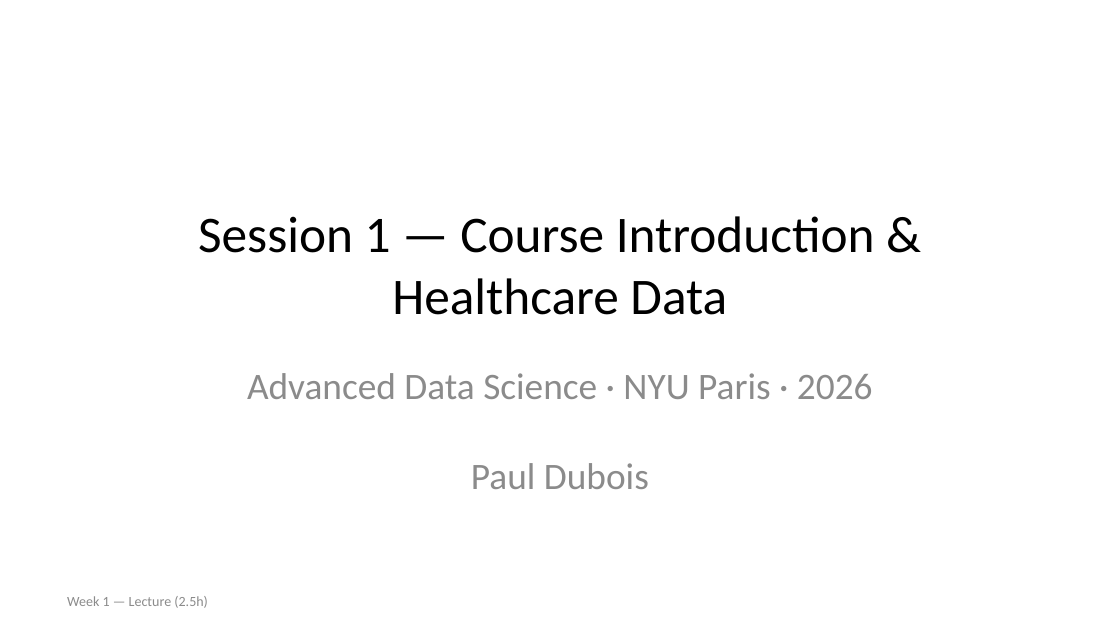
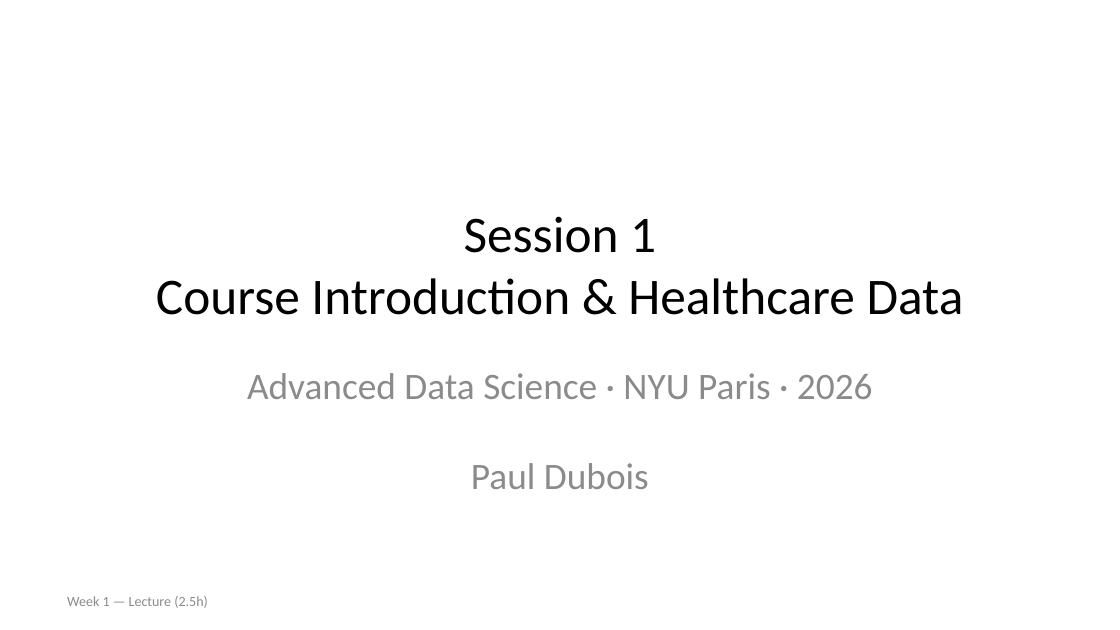
Before and after one commit to pauldubois98/AdcancedTopicsDataScience2026, a slide deck: slide 1 of Course01/slides.pptx. Drawn at 1120x630 pixels with LibreOffice and Linux fonts; fonts in the diff are those of the drawing. Boxes give left, top, right and bottom in pixels: in the first picture for what was removed or moved away, otherwise in the second. Text is boxed around its words. In the diff, an @@ line names an element or a change of style, - is before the commit and + after.

```diff
--- a/Course01/slides.pptx
+++ b/Course01/slides.pptx
@@ title at box(156, 216, 964, 315): text changed @@
-Session 1 — Course Introduction & Healthcare Data
+Session 1
+Course Introduction & Healthcare Data
```
Also in this commit, not shown: 19 other slides changed, 1 other file.
